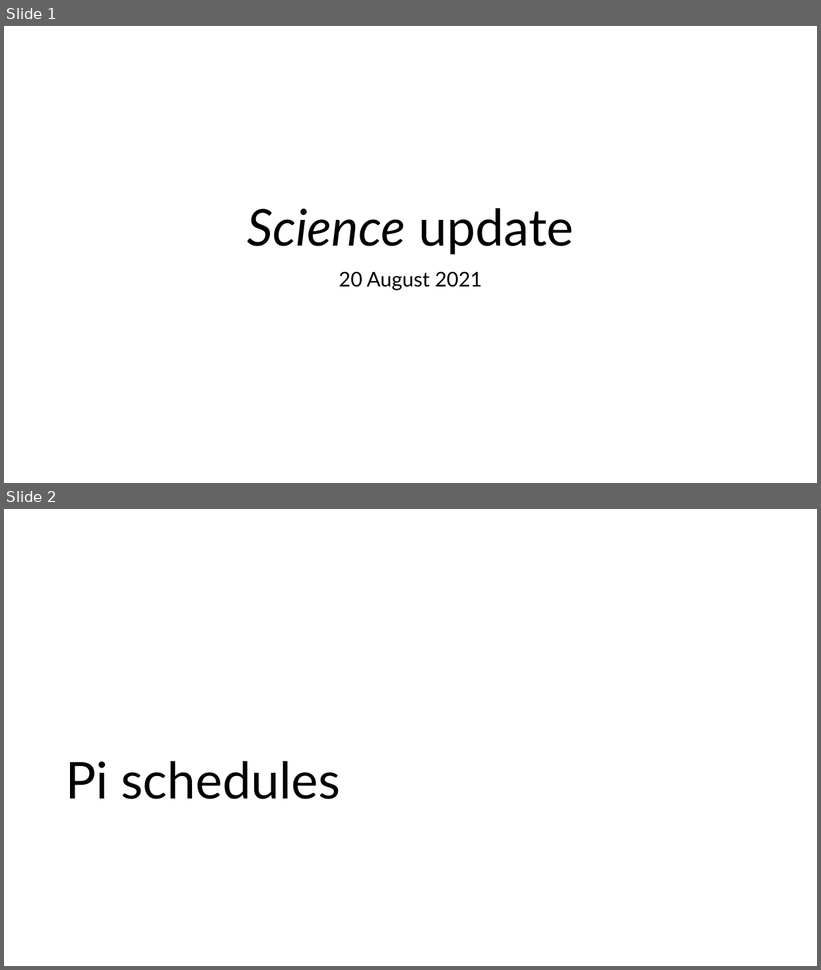
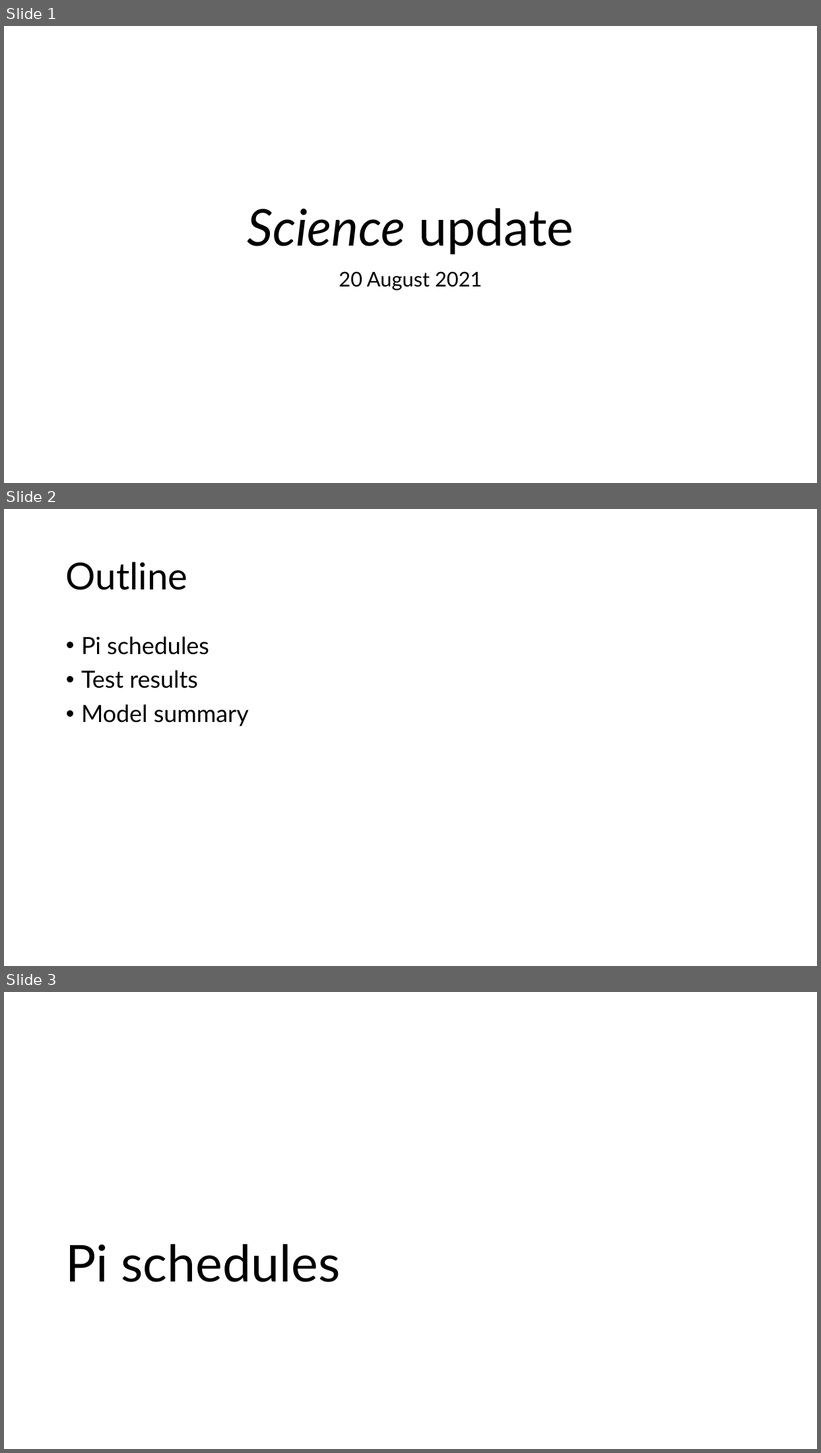
Before and after one commit to maxsal/science_revision, a slide deck: slides/meeting_20210820.pptx. Shown one above the other, each under a label of ours: slides 1 and 2 before the commit, slides 1, 2 and 3 after it. The pictures are 821x970 and 821x1453 pixels, drawn with LibreOffice and Linux fonts; fonts in the diff are those of the drawing. Boxes give left, top, right and bottom in pixels: in the first picture for what was removed or moved away, otherwise in the second. Text is boxed around its words. In the diff, an @@ line names an element or a change of style, - is before the commit and + after.

```diff
--- a/slides/meeting_20210820.pptx
+++ b/slides/meeting_20210820.pptx
@@ slide 2 added at (x1=4, y1=509, x2=817, y2=966), background #FFFFFF @@
@@ title added at (x1=66, y1=562, x2=188, y2=590), 44 pt, text #000000 @@
+Outline
@@ text added at (x1=81, y1=636, x2=249, y2=726), 28 pt, text #000000 @@
+• Pi schedules
+• Test results
+• Model summary
@@ what was slide 2 is now slide 3 @@
```
Also in this commit, not shown: 9 slides changed, 2 other slides added, 2 slides removed, 5 other files.
